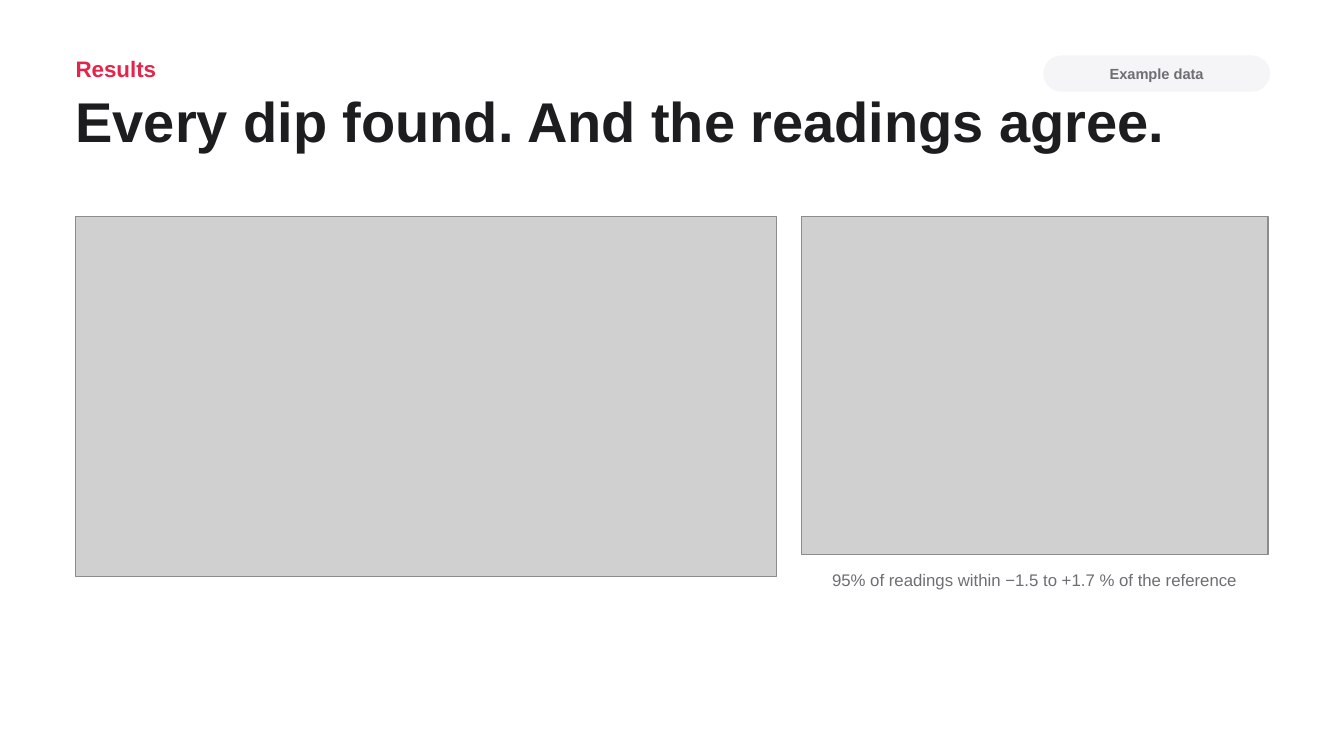
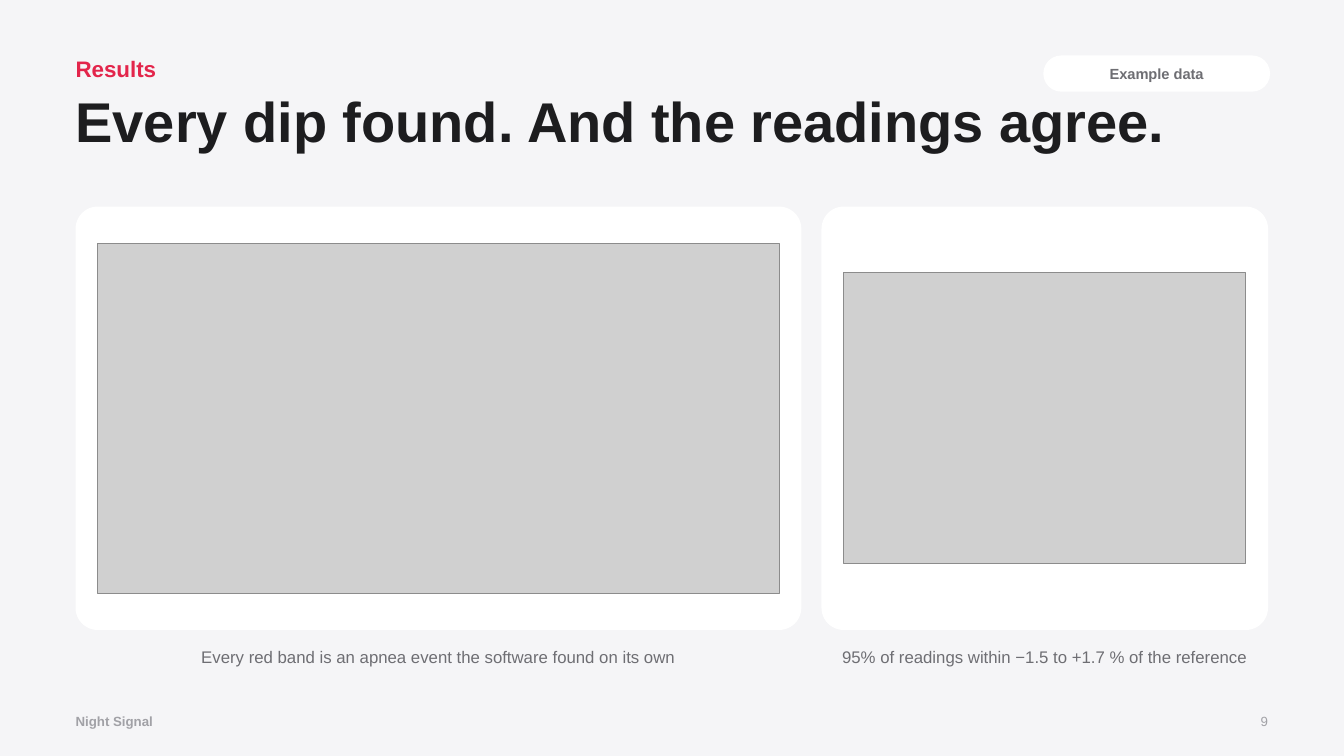
Before and after one commit to gabrielamamanestudent-wq/teetomivV2, a slide deck: slide 9 of science-fair/night-signal/Night_Signal_Presentation.pptx. Drawn at 1344x756 pixels with LibreOffice and Linux fonts; fonts in the diff are those of the drawing; grey boxes stand for pictures. Boxes give left, top, right and bottom in pixels: in the first picture for what was removed or moved away, otherwise in the second. Text is boxed around its words. In the diff, an @@ line names an element or a change of style, - is before the commit and + after.

```diff
--- a/science-fair/night-signal/Night_Signal_Presentation.pptx
+++ b/science-fair/night-signal/Night_Signal_Presentation.pptx
@@ background #FFFFFF to #F5F5F7 @@
@@ rounded rectangle added at (x1=76, y1=207, x2=802, y2=630), fill #FFFFFF @@
@@ rounded rectangle added at (x1=822, y1=207, x2=1268, y2=630), fill #FFFFFF @@
@@ picture resized from (x1=76, y1=217, x2=776, y2=577) to (x1=98, y1=244, x2=779, y2=594) @@
@@ picture resized from (x1=802, y1=217, x2=1268, y2=555) to (x1=844, y1=273, x2=1246, y2=565) @@
@@ text added at (x1=201, y1=651, x2=675, y2=667), 12 pt, text #6E6E73 @@
+Every red band is an apnea event the software found on its own
@@ text "95% of readings within −1.5 ..." moved from (x1=832, y1=574, x2=1237, y2=590) to (x1=842, y1=651, x2=1247, y2=667) @@
@@ text added at (x1=76, y1=716, x2=153, y2=729), 9.5 pt, text #A1A1A6, bold @@
+Night Signal
@@ text added at (x1=1261, y1=717, x2=1268, y2=726), 9.5 pt, text #A1A1A6 @@
+9
```
Also in this commit, not shown: 13 other slides changed, 8 other files.
